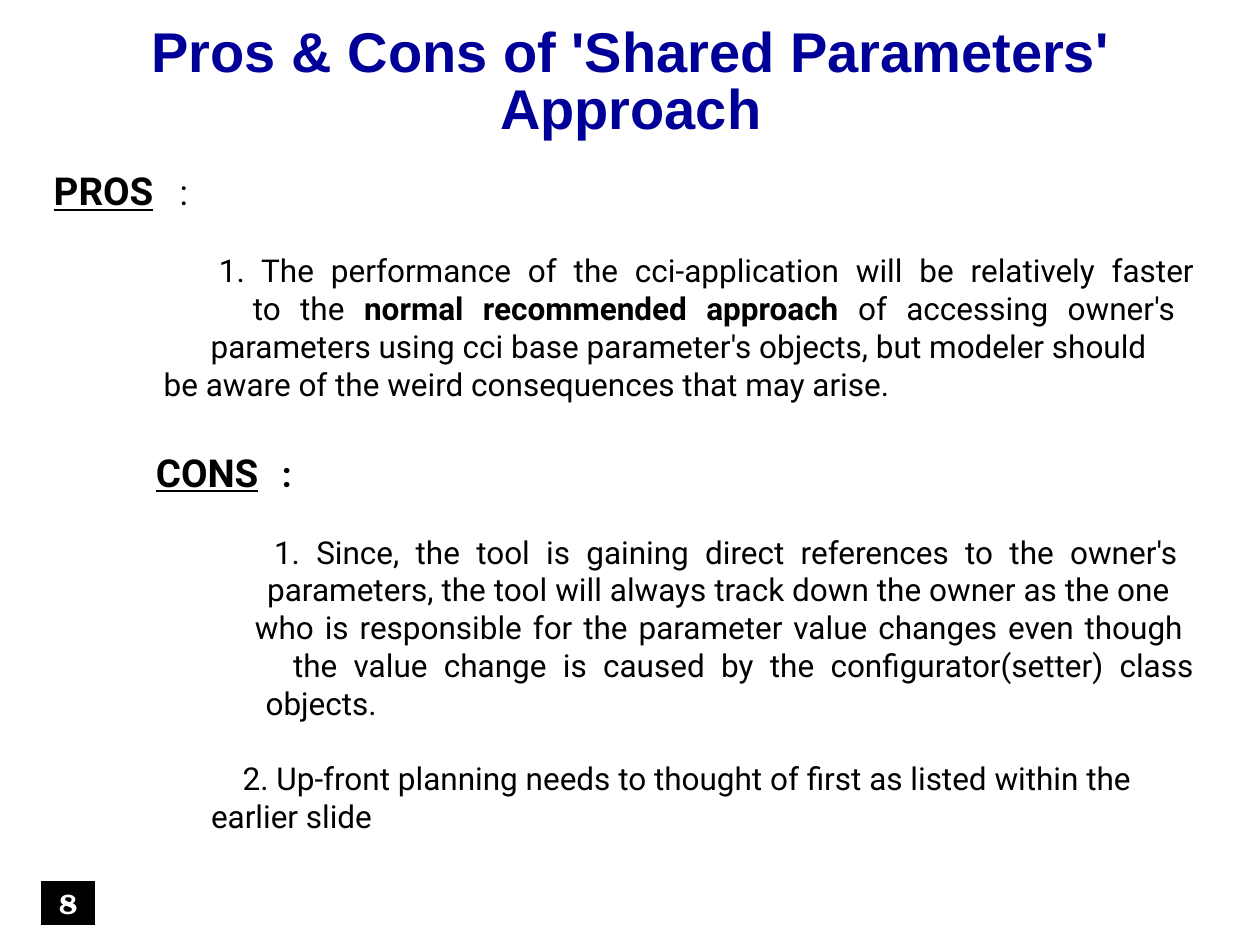
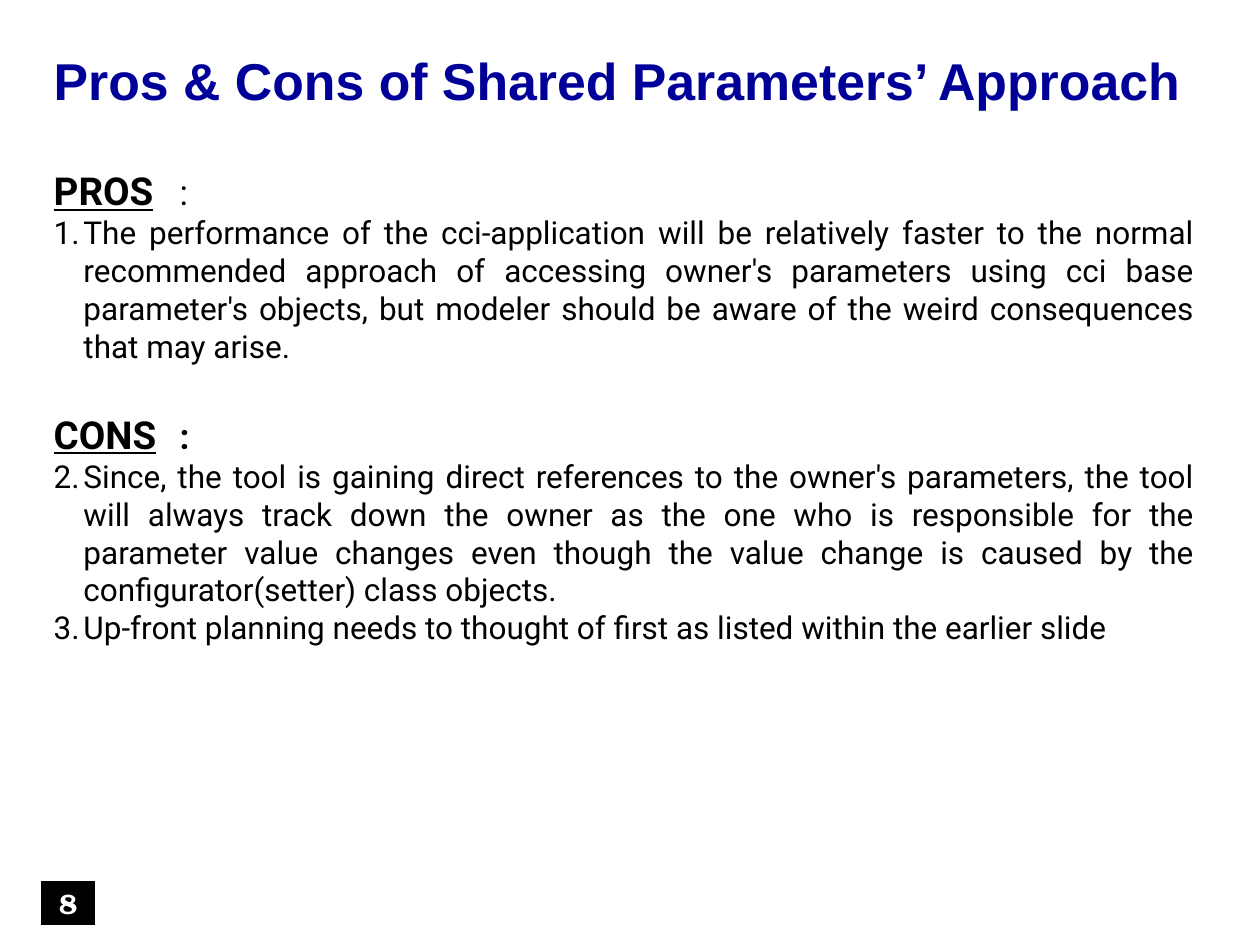
Before and after one commit to accellera-official/cci, a slide deck: slide 6 of examples/ex10_Shared_Parameters/docs/ex10_Shared_Parameters.ppt (slide 8 before the commit). Drawn at 1260x945 pixels with LibreOffice and Linux fonts; fonts in the diff are those of the drawing; background and template pictures are left out. Boxes give left, top, right and bottom in pixels: in the first picture for what was removed or moved away, otherwise in the second. Text is boxed around its words. In the diff, an @@ line names an element or a change of style, - is before the commit and + after.

```diff
--- a/examples/ex10_Shared_Parameters/docs/ex10_Shared_Parameters.ppt
+++ b/examples/ex10_Shared_Parameters/docs/ex10_Shared_Parameters.ppt
@@ text "Pros & Cons of Shared ...": place and size @@
-text "Pros & Cons of Shared ..." at (16,21,1245,146)
+text "Pros & Cons of Shared ..." at (54,62,1180,111)
@@ text at (54,62,1180,111): text changed; size 32 to 29.6 pt @@
-Pros & Cons of 'Shared Parameters' Approach
+Pros & Cons of Shared Parameters’ Approach
@@ text in free at (83,220,1194,365): text changed @@
-1. The performance of the cci-application will be relatively faster
-to the normal recommended approach of accessing owner's
-parameters using cci base parameter's objects, but modeler should be aware of the weird consequences that may arise.
+1. The performance of the cci-application will be relatively faster to the normal recommended approach of accessing owner's parameters using cci base parameter's objects, but modeler should be aware of the weird consequences that may arise.
@@ text in free at (83,464,1194,646): text changed @@
-1. Since, the tool is gaining direct references to the owner's
-parameters, the tool will always track down the owner as the one who is responsible for the parameter value changes even though
-the value change is caused by the configurator(setter) class
-objects.
-2. Up-front planning needs to thought of first as listed within the earlier slide
+1. Since, the tool is gaining direct references to the owner's parameters, the tool will always track down the owner as the one who is responsible for the parameter value changes even though the value change is caused by the configurator(setter) class objects.
+2. Up-front planning needs to thought of first as listed within the earlier slide
```
Also in this commit, not shown: 6 other slides changed, 2 slides removed, 7 other files.
